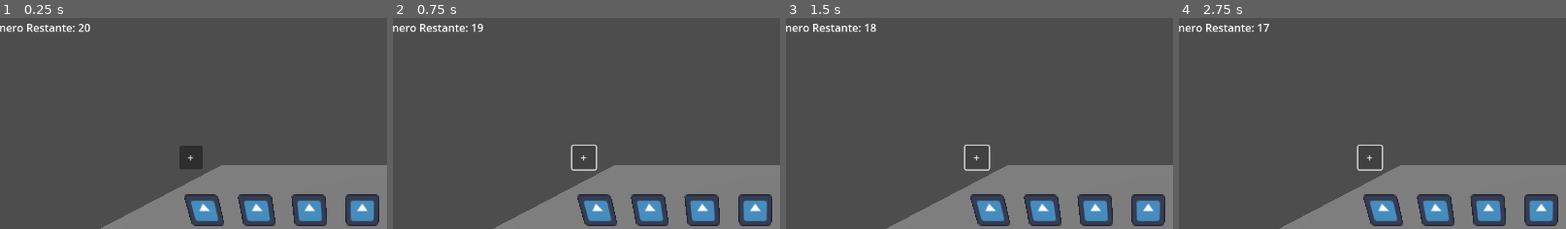
Above: before the commit, frames 1-4 (left to right).
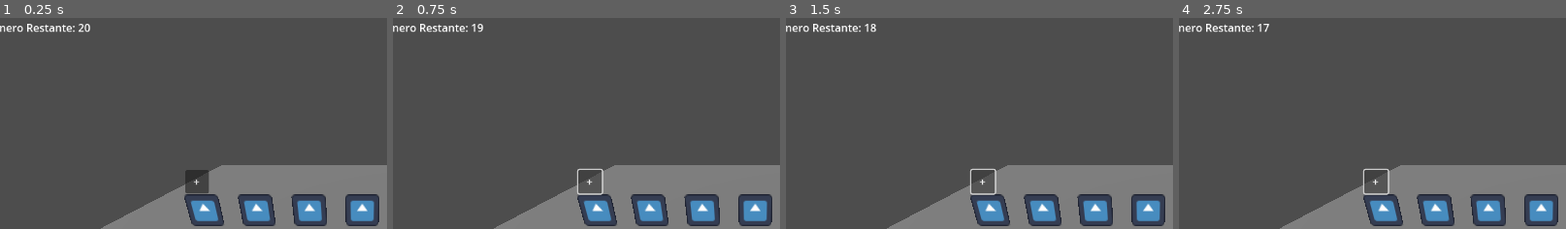
Above: after the commit, the same moments.

Repository: Francisco-GV/JuegoDelRey
Game: Godot game, scene res://mundo_principal.tscn
Two runs of this game, one before a commit and one after it. Both use one fixed random seed, a clock stepped at 60 frames per second and the inputs below. The engine's default icon, where the game draws it, is replaced by a stand-in: a white triangle on a blue panel in a dark square.
Inputs:
- Up to frame 1 (0.25 s): no input
- Up to frame 2 (0.75 s): click "+" at 0.5 s
- Up to frame 3 (1.5 s): click "+" at 1.25 s
- Up to frame 4 (2.75 s): click "+" at 2 s
The pictures show only the part of the screen within x 3-53%, y 0-50%; the shares and areas given below are measured in that part.

The runs differ from the first frame. In frame 1, 1.3% of the frame differs, in the area x 46-54%, y 60-84%; in frame 2, 0.8%; in frame 3, 0.8%; in frame 4, 0.8%.

Commit message:
feat(ui): Calcula offset de botón basado en altura de sprite

Diff:
--- a/mundo_principal.gd
+++ b/mundo_principal.gd
@@ -24,8 +24,17 @@
 
 
 func actualizar_posicion_boton(personaje: Sprite3D, boton: Button) -> void:
-	var offset_cabeza := Vector3(0, 2.0, 0)
+	var offset_y: float = 0.0
 
+	if personaje.texture:
+		var altura_textura: float = personaje.texture.get_height()
+		var pixel_size: float = personaje.pixel_size
+		var escala_y: float = personaje.scale.y
+
+		offset_y = (altura_textura * pixel_size / 2.0) * escala_y
+		offset_y += 0.5
+
+	var offset_cabeza := Vector3(0, offset_y, 0)
 	var pos_cabeza_3d: Vector3 = personaje.global_transform.origin + offset_cabeza
 	var pos_pantalla_2d: Vector2 = camara.unproject_position(pos_cabeza_3d)
 
